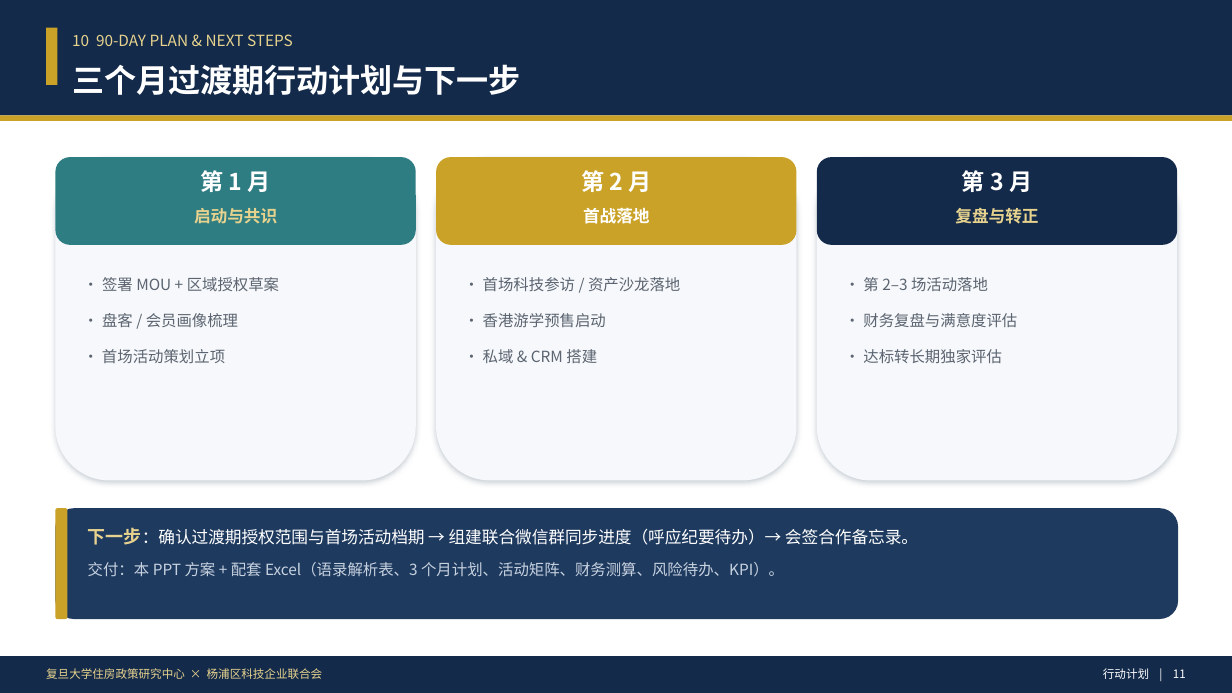
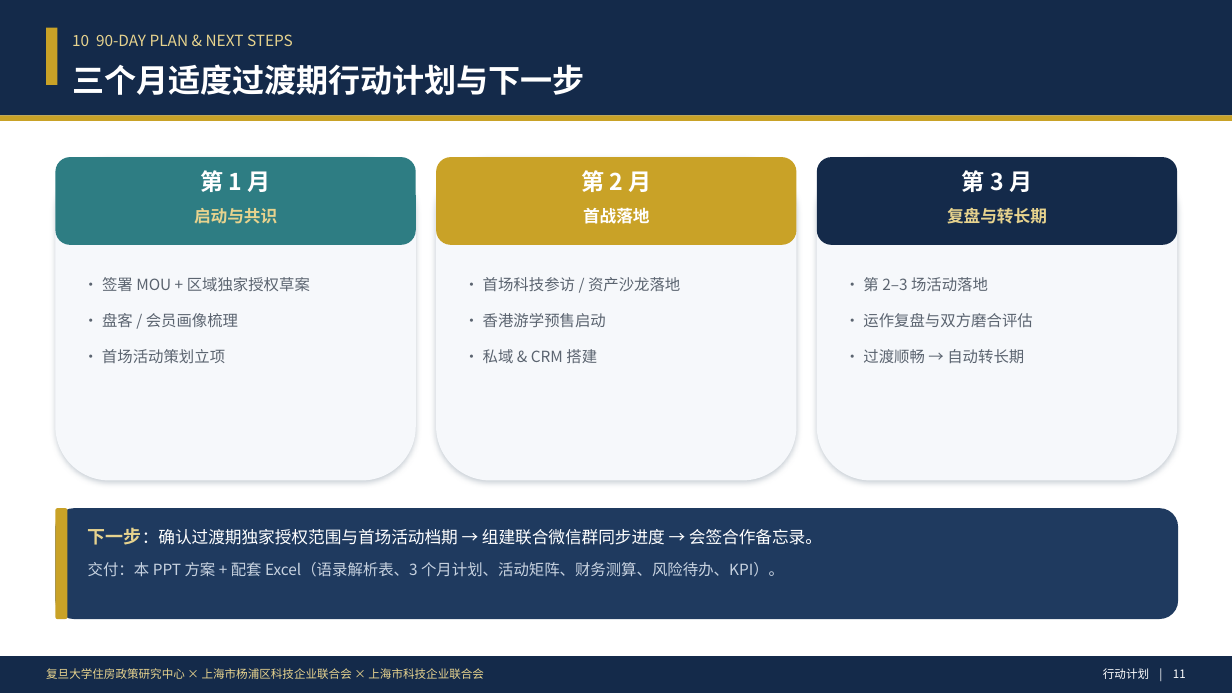
Before and after one commit to hujigang2010-maker/AIDEN, a slide deck: slide 12 of deliverables/夏春长三角战略合作建议方案.pptx. Drawn at 1232x693 pixels with LibreOffice and Linux fonts; fonts in the diff are those of the drawing. Boxes give left, top, right and bottom in pixels: in the first picture for what was removed or moved away, otherwise in the second. Text is boxed around its words. In the diff, an @@ line names an element or a change of style, - is before the commit and + after.

```diff
--- a/deliverables/夏春长三角战略合作建议方案.pptx
+++ b/deliverables/夏春长三角战略合作建议方案.pptx
@@ text at [72, 64, 585, 95]: text changed @@
-三个月过渡期行动计划与下一步
+三个月适度过渡期行动计划与下一步
@@ text at [947, 207, 1047, 224]: text changed @@
-复盘与转正
+复盘与转长期
@@ text at [102, 277, 310, 291]: text changed @@
-• 签署 MOU + 区域授权草案
+• 签署 MOU + 区域独家授权草案
@@ text at [863, 313, 1032, 363]: text changed @@
-• 财务复盘与满意度评估
-• 达标转长期独家评估
+• 运作复盘与双方磨合评估
+• 过渡顺畅 → 自动转长期
@@ text at [88, 527, 822, 545]: text changed @@
-下一步：确认过渡期授权范围与首场活动档期 → 组建联合微信群同步进度（呼应纪要待办）→ 会签合作备忘录。
+下一步：确认过渡期独家授权范围与首场活动档期 → 组建联合微信群同步进度 → 会签合作备忘录。
@@ text at [46, 668, 484, 679]: text changed @@
-复旦大学住房政策研究中心 × 杨浦区科技企业联合会
+复旦大学住房政策研究中心 × 上海市杨浦区科技企业联合会 × 上海市科技企业联合会
```
Also in this commit, not shown: 12 other slides changed, 3 other files.
